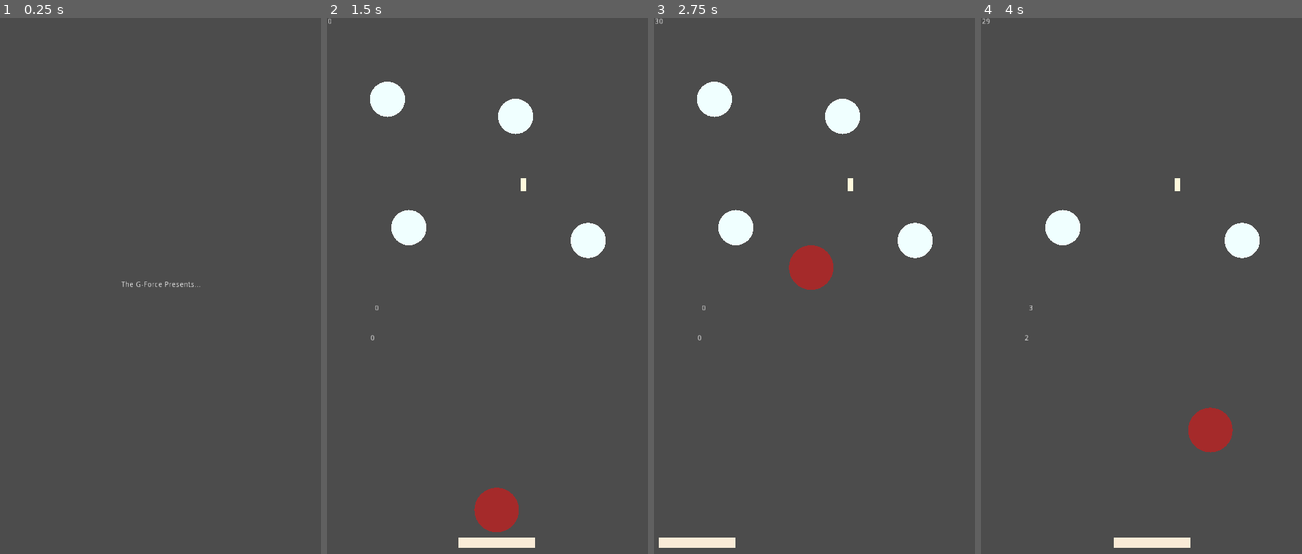
Above: before the commit, frames 1-4 (left to right).
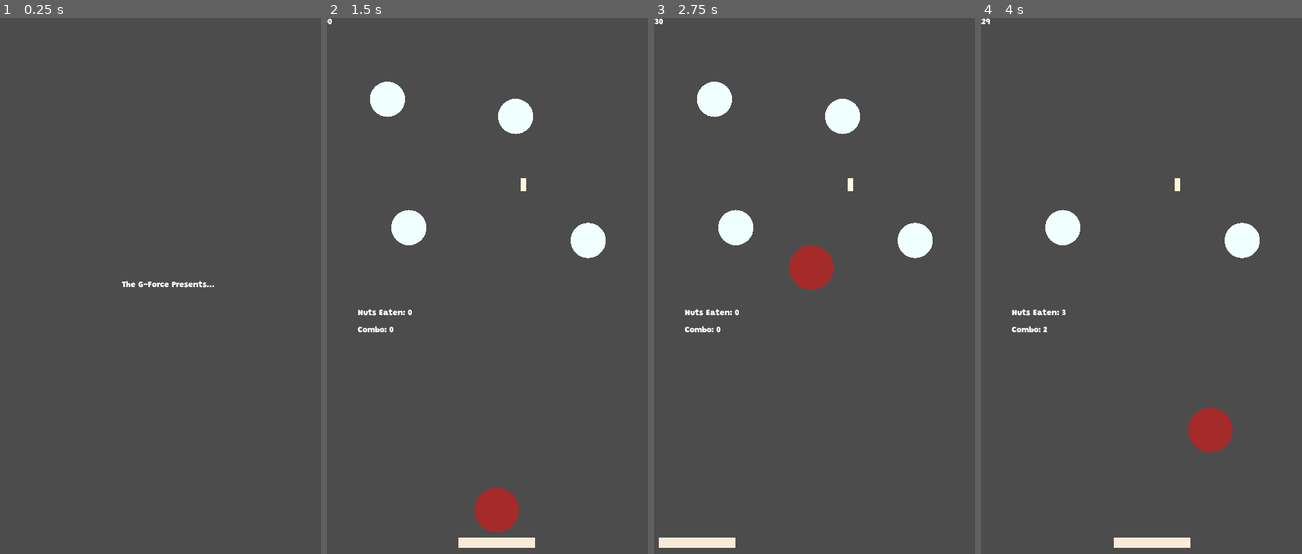
Above: after the commit, the same moments.

Repository: the-g-force/FamJam-September2020
Game: Godot game, scene res://src/screens/LaunchScreen.tscn
The game is run twice, just before and just after one commit, with the same random seed, the same clock (stepped at 60 frames per second) and the same inputs. This scene is started directly instead of the project's main scene.
Inputs (mouse positions are in pixels of both pictures, inside the frame that each line leads up to):
- Up to frame 1 (0.25 s): no input
- Up to frame 2 (1.5 s): tap Enter at 0.5 s; move the mouse to (558, 264) at 0.52 s; hold D (move_right) 0.53-1.25 s; click (558, 264) at 0.67 s; click "Stock Up On Nuts" at 1.25 s
- Up to frame 3 (2.75 s): tap Space at 2 s; move the mouse to (750, 318) at 2.02 s; hold A (move_left) from 2.03 s (still down); click (750, 318) at 2.17 s
- Up to frame 4 (4 s): move the mouse to (1173, 173) at 2.77 s; release A (move_left) at 2.78 s; hold D (move_right) from 2.78 s (still down); click (1173, 173) at 2.92 s; move the mouse to (1125, 403) at 3.52 s; click (1125, 403) at 3.67 s

The runs differ from the first frame. In frame 1, 0.2% of the frame differs, in the area x 37-67%, y 49-51%; in frame 2, 0.2%; in frame 3, 0.2%, in the area x 0-27%, y 0-61%; in frame 4, 0.2%.

Commit message:
Add font

Diff:
--- /dev/null
+++ b/project/src/Grandstander.tres
@@ -0,0 +1,6 @@
+[gd_resource type="DynamicFont" load_steps=2 format=2]
+
+[ext_resource path="res://assets/fonts/Grandstander-Black.ttf" type="DynamicFontData" id=1]
+
+[resource]
+font_data = ExtResource( 1 )
--- a/project/src/TestLevel.gd
+++ b/project/src/TestLevel.gd
@@ -25,8 +25,8 @@
 
 func _process(_delta):
 	_game_timer_label.text = str(ceil(_game_timer.time_left))
-	_score_label.text = str(points)
-	_combo_label.text = str(combo)
+	_score_label.text = "Nuts Eaten: " + str(points)
+	_combo_label.text = "Combo: " + str(combo)
 	if game_started and _total_nuts == 0:
 		_game_over()
 	elif not game_started:
--- a/project/src/TestLevel.tscn
+++ b/project/src/TestLevel.tscn
@@ -1,10 +1,11 @@
-[gd_scene load_steps=7 format=2]
+[gd_scene load_steps=8 format=2]
 
 [ext_resource path="res://src/Trampoline.tscn" type="PackedScene" id=1]
 [ext_resource path="res://src/Squirrel.tscn" type="PackedScene" id=2]
 [ext_resource path="res://src/Collectable.tscn" type="PackedScene" id=3]
 [ext_resource path="res://src/TestLevel.gd" type="Script" id=4]
 [ext_resource path="res://src/Birdfeeder.tscn" type="PackedScene" id=5]
+[ext_resource path="res://src/Grandstander.tres" type="DynamicFont" id=6]
 
 [sub_resource type="RectangleShape2D" id=1]
 extents = Vector2( 23.6311, 568 )
@@ -71,24 +72,29 @@
 [node name="GameTimerLabel" type="Label" parent="."]
 margin_right = 40.0
 margin_bottom = 14.0
+custom_fonts/font = ExtResource( 6 )
 __meta__ = {
 "_edit_use_anchors_": false
 }
 
 [node name="ScoreLabel" type="Label" parent="."]
-margin_left = 88.0
-margin_top = 536.0
-margin_right = 128.0
-margin_bottom = 550.0
+margin_left = 56.0
+margin_top = 544.0
+margin_right = 98.0
+margin_bottom = 561.0
+custom_fonts/font = ExtResource( 6 )
+text = "Score"
 __meta__ = {
 "_edit_use_anchors_": false
 }
 
 [node name="ComboLabel" type="Label" parent="."]
-margin_left = 80.0
-margin_top = 592.0
-margin_right = 120.0
-margin_bottom = 606.0
+margin_left = 56.0
+margin_top = 576.0
+margin_right = 96.0
+margin_bottom = 593.0
+custom_fonts/font = ExtResource( 6 )
+text = "Combo"
 __meta__ = {
 "_edit_use_anchors_": false
 }
@@ -99,7 +105,8 @@
 margin_top = 568.0
 margin_right = 380.0
 margin_bottom = 582.0
-text = "THE GAME, OVER IT IS"
+custom_fonts/font = ExtResource( 6 )
+text = "<o> -THE GAME, OVER IT IS"
 __meta__ = {
 "_edit_use_anchors_": false
 }
--- a/project/src/screens/LaunchScreen.tscn
+++ b/project/src/screens/LaunchScreen.tscn
@@ -1,6 +1,7 @@
-[gd_scene load_steps=3 format=2]
+[gd_scene load_steps=4 format=2]
 
 [ext_resource path="res://src/screens/LaunchScreen.gd" type="Script" id=1]
+[ext_resource path="res://src/Grandstander.tres" type="DynamicFont" id=2]
 
 [sub_resource type="Animation" id=1]
 resource_name = "FadeInContinueLabel"
@@ -41,8 +42,9 @@
 }
 
 [node name="InfoLabel" type="Label" parent="VBoxContainer"]
-margin_right = 149.0
-margin_bottom = 14.0
+margin_right = 177.0
+margin_bottom = 17.0
+custom_fonts/font = ExtResource( 2 )
 text = "The G-Force Presents..."
 align = 1
 valign = 1
@@ -52,9 +54,10 @@
 
 [node name="ContinueLabel" type="Label" parent="VBoxContainer"]
 modulate = Color( 1, 1, 1, 0.5 )
-margin_top = 106.0
-margin_right = 149.0
-margin_bottom = 120.0
+margin_top = 109.0
+margin_right = 177.0
+margin_bottom = 126.0
+custom_fonts/font = ExtResource( 2 )
 text = "Tap to continue"
 align = 1
 valign = 1
--- a/project/src/screens/MenuScreen.tscn
+++ b/project/src/screens/MenuScreen.tscn
@@ -1,6 +1,7 @@
-[gd_scene load_steps=2 format=2]
+[gd_scene load_steps=3 format=2]
 
 [ext_resource path="res://src/screens/MenuScreen.gd" type="Script" id=1]
+[ext_resource path="res://src/Grandstander.tres" type="DynamicFont" id=2]
 
 [node name="MenuScreen" type="Control"]
 anchor_right = 1.0
@@ -19,6 +20,7 @@
 margin_top = -120.0
 margin_right = 61.0
 margin_bottom = -106.0
+custom_fonts/font = ExtResource( 2 )
 text = "Hello, Main Menu"
 
 [node name="VBoxContainer" type="VBoxContainer" parent="."]
@@ -36,14 +38,16 @@
 }
 
 [node name="PlayButton" type="Button" parent="VBoxContainer"]
-margin_right = 125.0
-margin_bottom = 20.0
+margin_right = 147.0
+margin_bottom = 23.0
+custom_fonts/font = ExtResource( 2 )
 text = "Stock Up On Nuts"
 
 [node name="FullscreenButton" type="Button" parent="VBoxContainer"]
-margin_top = 52.0
-margin_right = 125.0
-margin_bottom = 72.0
+margin_top = 55.0
+margin_right = 147.0
+margin_bottom = 78.0
+custom_fonts/font = ExtResource( 2 )
 text = "Toggle Fullscreen"
 __meta__ = {
 "_edit_use_anchors_": false
